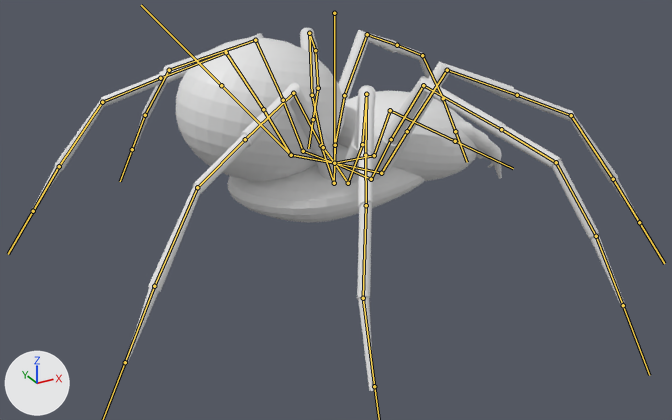
The FBX model Assets/KY/Medieval Enemys/Spider 2/Spider.fbx as it was, and as the next commit left it.
Rendered twice from a 50 mm lens placed at (-4.25, -5.96, 3.03), pointed at (-1.11, -0.24, 0.17). Arrows for +X, +Y and +Z are at lower left; the lights stay in place. The bones that bend it are drawn over the model as lines.
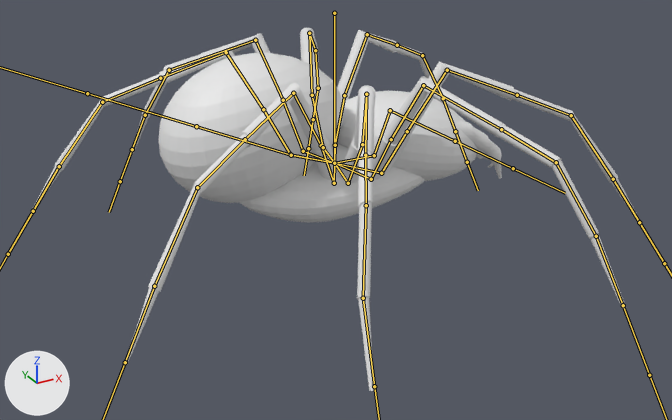
The newer file adds an action. The first version stands in its rest pose; the second is drawn at frame 30 of the action 'Armature|Armature|Armature|SpiderAction|Armature|SpiderAction'.

Boxes [x1, y1, x2, y2] around the edits, measured in the pictures (672 x 420 px):
'Sphere.002', posed
    both: [31, 28, 641, 391]
bone 'Butt', root to tip
    before: (291, 155) to (221, 85)
    after: (291, 155) to (196, 126)

The change in detail:
Bone 'Butt' (bone_butt) turns from (0, 0, 0) to (-24, 0, 0) degrees about its own x, y and z.
